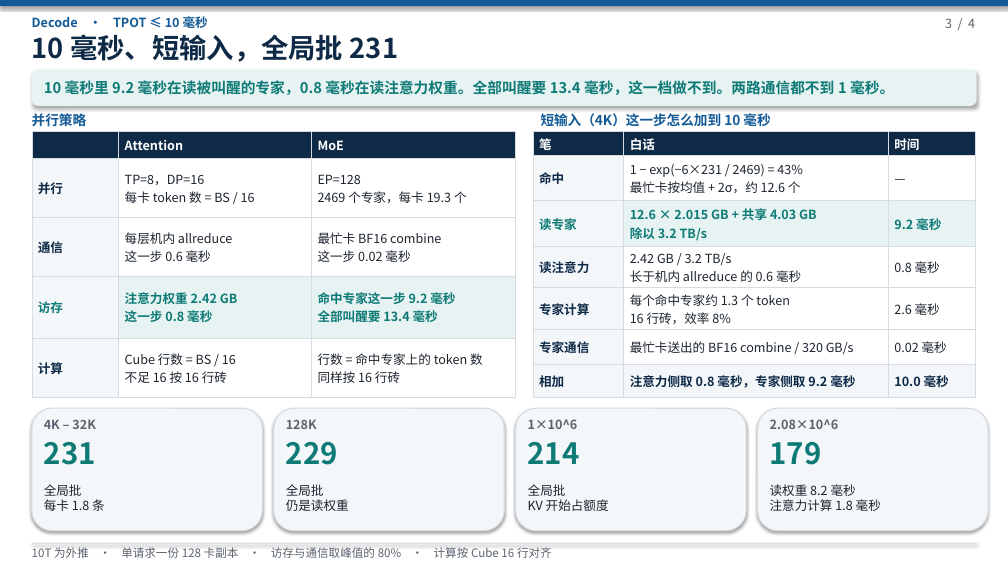
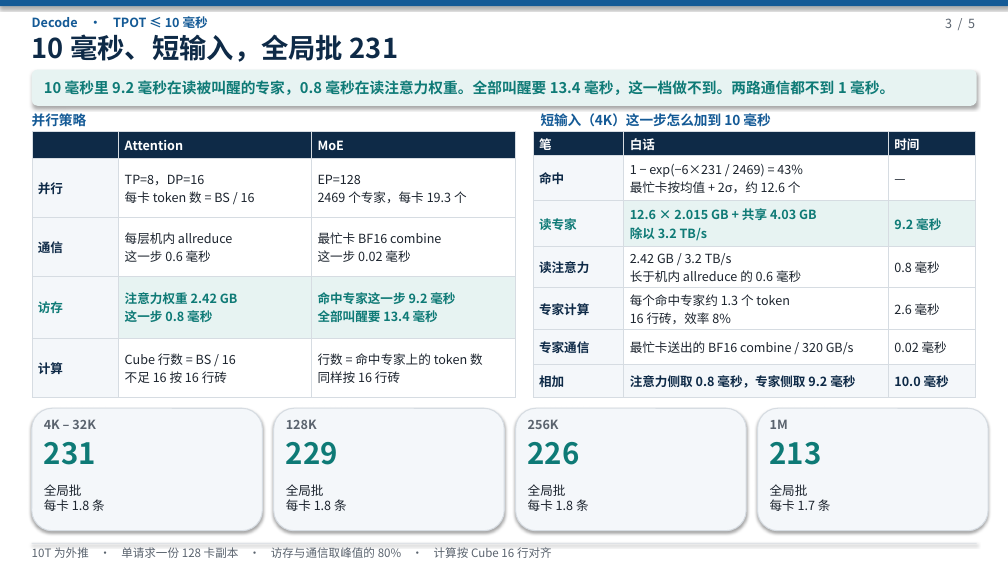
Before and after one commit to 69515164-rgb/UCL-MPComm, a slide deck: slide 3 of docs/deepseek-10t-slo.pptx. Drawn at 1008x567 pixels with LibreOffice and Linux fonts; fonts in the diff are those of the drawing. Boxes give left, top, right and bottom in pixels: in the first picture for what was removed or moved away, otherwise in the second. Text is boxed around its words. In the diff, an @@ line names an element or a change of style, - is before the commit and + after.

```diff
--- a/docs/deepseek-10t-slo.pptx
+++ b/docs/deepseek-10t-slo.pptx
@@ text at (x1=945, y1=18, x2=975, y2=28): text changed @@
-3 / 4
+3 / 5
@@ text at (x1=528, y1=419, x2=559, y2=429): text changed @@
-1×10^6
+256K
@@ text at (x1=770, y1=419, x2=788, y2=429): text changed @@
-2.08×10^6
+1M
@@ text at (x1=528, y1=442, x2=580, y2=465): text changed @@
-214
+226
@@ text at (x1=770, y1=442, x2=822, y2=465): text changed @@
-179
+213
@@ text at (x1=286, y1=499, x2=347, y2=511): text changed @@
-仍是读权重
+每卡 1.8 条
@@ text at (x1=528, y1=499, x2=589, y2=511): text changed @@
-KV 开始占额度
+每卡 1.8 条
@@ text at (x1=770, y1=484, x2=831, y2=511): text changed @@
-读权重 8.2 毫秒
-注意力计算 1.8 毫秒
+全局批
+每卡 1.7 条
```
Also in this commit, not shown: 3 other slides changed, 1 slide added, 1 other file.
